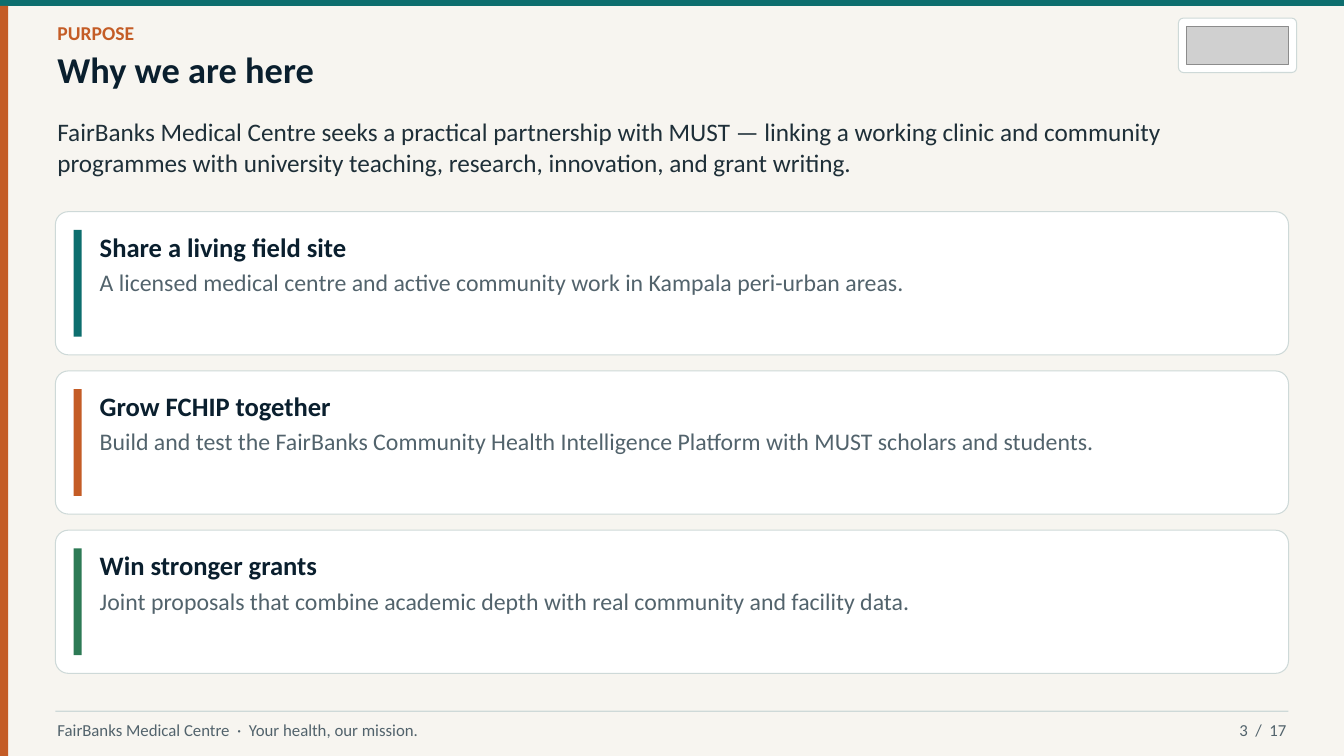
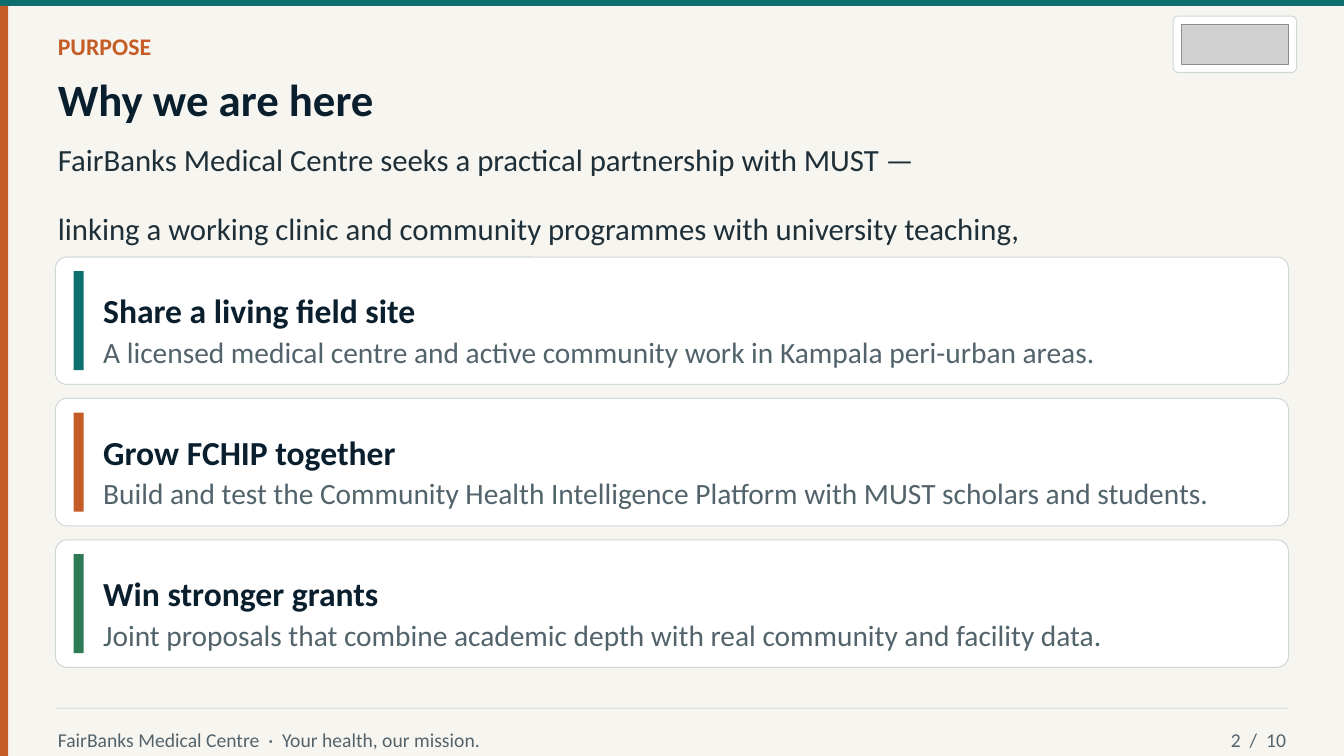
Before and after one commit to WASSWA2624/fairbanks, a slide deck: slide 2 of pitch-presentations/documents/must_ppt.pptx (slide 3 before the commit). Drawn at 1344x756 pixels with LibreOffice and Linux fonts; fonts in the diff are those of the drawing; grey boxes stand for pictures. Boxes give left, top, right and bottom in pixels: in the first picture for what was removed or moved away, otherwise in the second. Text is boxed around its words. In the diff, an @@ line names an element or a change of style, - is before the commit and + after.

Commit message:
Refine MUST partnership pitch deck script and PowerPoint presentation. Updated text formatting, adjusted layout dimensions, and improved readability with larger fonts and better spacing. Removed unnecessary images and clarified content structure to enhance overall presentation quality.

```diff
--- a/pitch-presentations/documents/must_ppt.pptx
+++ b/pitch-presentations/documents/must_ppt.pptx
@@ text "PURPOSE" at (58, 39, 151, 55): size 14 to 17 pt; line spacing 1 to 1.5 @@
@@ rounded rectangle: place and size @@
-rounded rectangle at (1179, 18, 1297, 73)
+rounded rectangle at (1174, 16, 1298, 73)
@@ picture: place and size @@
-picture at (1187, 26, 1289, 65)
+picture at (1182, 24, 1290, 65)
@@ text "Why we are here" at (58, 84, 374, 123): size 26 to 32 pt; line spacing 1 to 1.5 @@
@@ text at (58, 149, 1019, 318): text changed; size 18 to 22 pt @@
-FairBanks Medical Centre seeks a practical partnership with MUST — linking a working clinic and community programmes with university teaching, research, innovation, and grant writing.
+FairBanks Medical Centre seeks a practical partnership with MUST —
+linking a working clinic and community programmes with university teaching,
+research, innovation, and grant writing.
@@ rounded rectangle: place and size @@
-rounded rectangle at (55, 212, 1289, 355)
+rounded rectangle at (55, 257, 1289, 384)
@@ size 19 to 24 pt; line spacing 1 to 1.5 in 3 elements at (103, 582, 378, 612), (103, 441, 395, 471), (103, 299, 358, 329) @@
@@ text "Share a living field site": place and size @@
-text "Share a living field site" at (100, 238, 346, 262)
+text "Share a living field site" at (103, 299, 358, 329)
@@ rectangle: place and size @@
-rectangle at (74, 230, 82, 337)
+rectangle at (74, 271, 84, 370)
@@ text "A licensed medical centre and ..." at (103, 342, 1095, 368): size 17 to 21 pt; line spacing 1 to 1.5 @@
@@ text "A licensed medical centre and ...": place and size @@
-text "A licensed medical centre and ..." at (100, 274, 903, 295)
+text "A licensed medical centre and ..." at (103, 342, 1095, 368)
@@ rounded rectangle: place and size @@
-rounded rectangle at (55, 371, 1289, 514)
+rounded rectangle at (55, 398, 1289, 525)
@@ rectangle: place and size @@
-rectangle at (74, 389, 82, 496)
+rectangle at (74, 412, 84, 511)
@@ text "Grow FCHIP together": place and size @@
-text "Grow FCHIP together" at (100, 397, 331, 421)
+text "Grow FCHIP together" at (103, 441, 395, 471)
@@ text at (103, 483, 1207, 509): text changed; size 17 to 21 pt @@
-Build and test the FairBanks Community Health Intelligence Platform with MUST scholars and students.
+Build and test the Community Health Intelligence Platform with MUST scholars and students.
@@ rounded rectangle: place and size @@
-rounded rectangle at (55, 530, 1289, 674)
+rounded rectangle at (55, 540, 1289, 667)
@@ rectangle: place and size @@
-rectangle at (74, 548, 82, 655)
+rectangle at (74, 555, 84, 653)
@@ text "Joint proposals that combine academic ...": place and size @@
-text "Joint proposals that combine academic ..." at (100, 593, 909, 614)
+text "Joint proposals that combine academic ..." at (103, 625, 1101, 651)
@@ text "Joint proposals that combine academic ..." at (103, 625, 1101, 651): size 17 to 21 pt; line spacing 1 to 1.5 @@
@@ text "FairBanks Medical Centre · Your ..." at (58, 733, 480, 750): size 12 to 14 pt; line spacing 1 to 1.5 @@
@@ text at (1231, 734, 1286, 747): text changed; size 12 to 14 pt @@
-3 / 17
+2 / 10
```
Also in this commit, not shown: 9 other slides changed, 7 slides removed, 1 other file.
